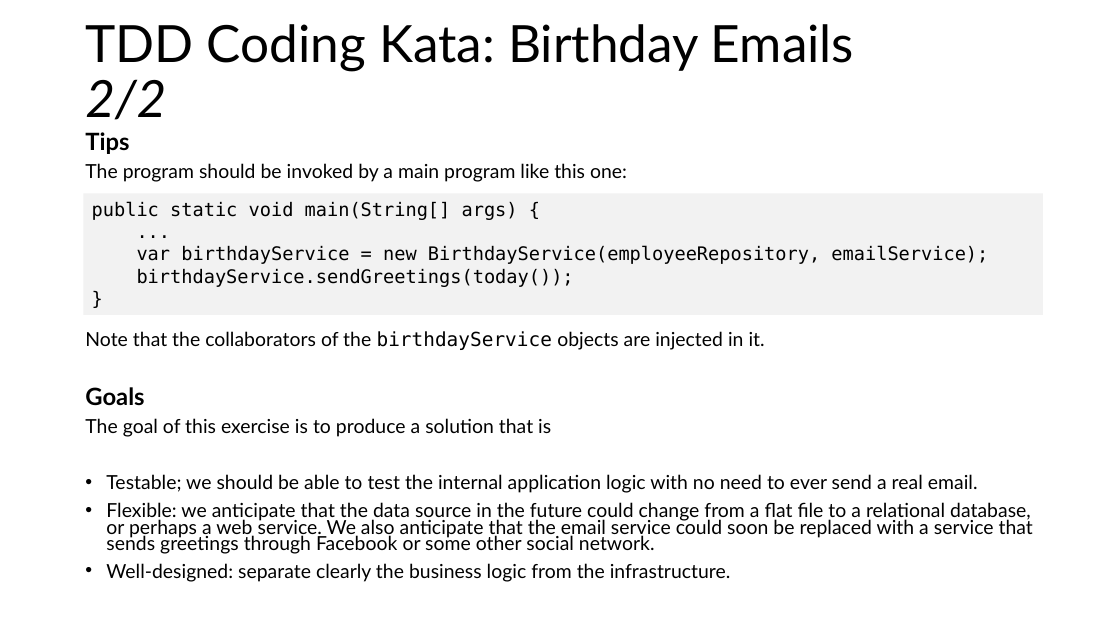
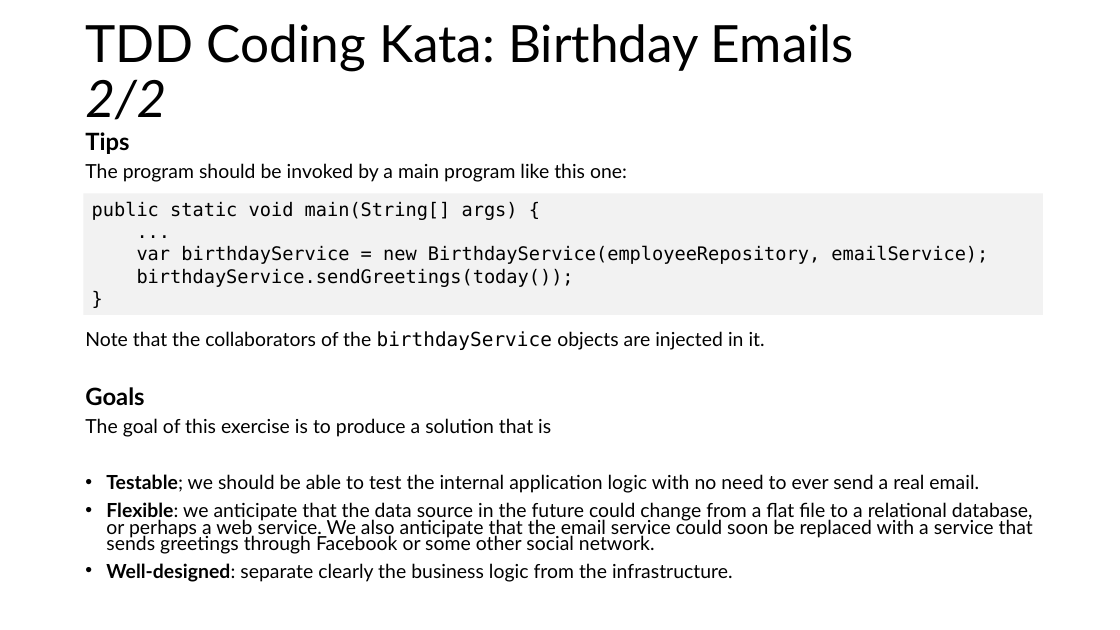
Before and after one commit to G2HJei/tdd-birthday-emails, a slide deck: slide 19 of Test-Driven Development.pptx (slide 15 before the commit). Drawn at 1120x630 pixels with LibreOffice and Linux fonts; fonts in the diff are those of the drawing. Boxes give left, top, right and bottom in pixels: in the first picture for what was removed or moved away, otherwise in the second. Text is boxed around its words. In the diff, an @@ line names an element or a change of style, - is before the commit and + after.

```diff
--- a/Test-Driven Development.pptx
+++ b/Test-Driven Development.pptx
@@ text at <box>106,474,1033,582</box>: bold on in "Testable;", "Flexible:", "Well-designed:" @@
```
Also in this commit, not shown: 6 other slides changed, 5 slides added, 1 slide removed, 1 other file.
